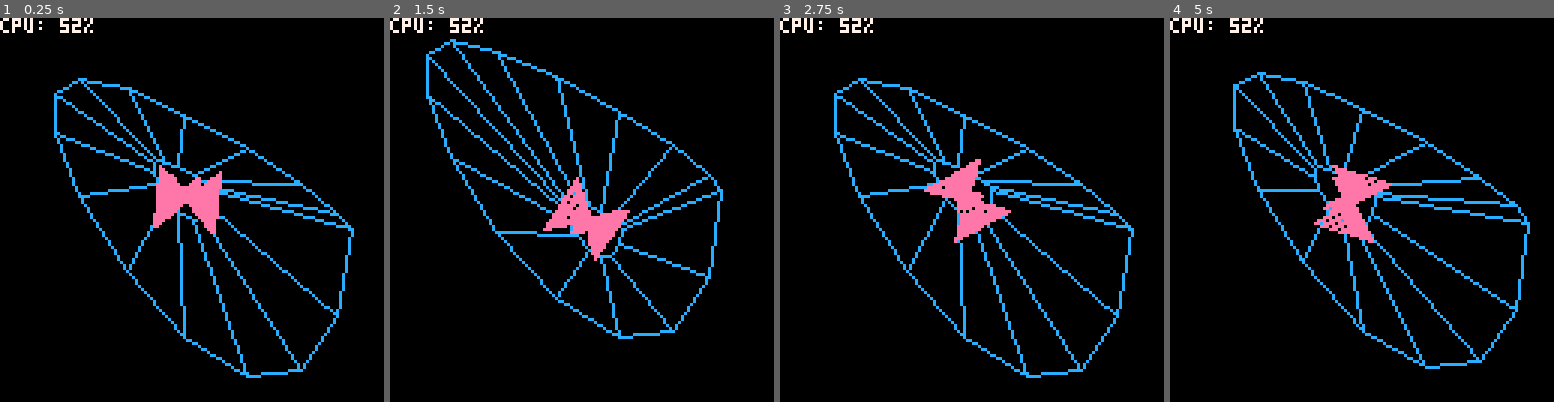
Above: before the commit, frames 1-4 (left to right).
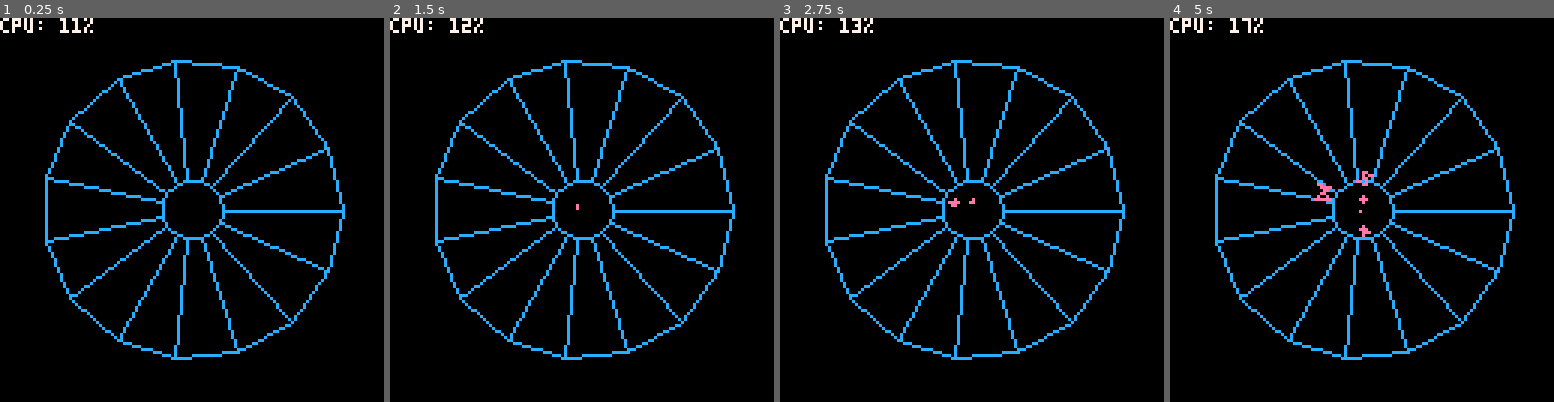
Above: after the commit, the same moments.

Repository: tesselode/web-pilot
Game: PICO-8 cartridge t1k.p8
The game is run twice, just before and just after one commit, with the same random seed, the same clock (stepped at 60 frames per second) and the same inputs.
Inputs:
- Up to frame 1 (0.25 s): no input
- Up to frame 2 (1.5 s): no input
- Up to frame 3 (2.75 s): no input
- Up to frame 4 (5 s): no input

The runs differ from the first frame. In frame 1, 10% of the frame differs, in the area x 11-93%, y 0-94%; in frame 2, 11%; in frame 3, 10%; in frame 4, 11%, in the area x 11-94%, y 0-92%.

Commit message:
test enemies please ignore

Diff:
--- a/t1k.p8
+++ b/t1k.p8
@@ -145,6 +145,16 @@
 	end
 end
 
+local model = {
+	flipper = class.model {
+		{x = -1, y = -1, z = 0},
+		{x = 1, y = 1, z = 0},
+		{x = 1, y = -1, z = 0},
+		{x = -1, y = 1, z = 0},
+		{x = -1, y = -1, z = 0},
+	},
+}
+
 class.web = object:extend()
 
 class.web.min_z = .25
@@ -160,6 +170,7 @@
 end
 
 function class.web:get_position(position)
+	position += .5
 	position %= #self.points
 	if position == 0 then position = #self.points end
 	local a = flr(position)
@@ -183,6 +194,28 @@
 	end
 end
 
+class.flipper = object:extend()
+
+function class.flipper:new(web, position, z)
+	self.web = web
+	self.position = position
+	self.z = z
+	self.x, self.y = self.web:get_position(self.position)
+	self.r = 0
+end
+
+function class.flipper:update()
+	if self.z < self.web.max_z then
+		self.z += .0015
+	end
+	self.r += .001
+	self.x, self.y = self.web:get_position(self.position)
+end
+
+function class.flipper:draw(p3d)
+	model.flipper:draw(p3d, self.x, self.y, self.z, self.r, 6, 6, 1, 14)
+end
+
 -->8
 -- gameplay state
 
@@ -194,37 +227,29 @@
 	for angle = 0, 1 - 1/15, 1/15 do
 		self.web:add_point(
 			40 * cos(angle),
-			40 * sin(angle * sqrt(angle))
+			40 * sin(angle)
 		)
 	end
-	self.test = 0
-	self.test_model = class.model {
-		{x = -10, y = -10, z = 0},
-		{x = 10, y = 10, z = 0},
-		{x = 10, y = -10, z = 0},
-		{x = -10, y = 10, z = 0},
-		{x = -10, y = -10, z = 0},
-		{x = -10, y = -10, z = -.25},
-		{x = 10, y = 10, z = -.25},
-		{x = 10, y = -10, z = -.25},
-		{x = -10, y = 10, z = -.25},
-		{x = -10, y = -10, z = -.25},
-	}
+	self.entities = {}
+	self.spawn_timer = 1
 end
 
 function state.gameplay:update()
-	self.test -= 1/10
-	local x, y = self.web:get_position(self.test)
-	self.p3d.hx = 64 + (x - 64) * -.25
-	self.p3d.hy = 64 + (y - 64) * -.25
+	self.spawn_timer -= 1/60
+	while self.spawn_timer <= 0 do
+		self.spawn_timer += 1
+		add(self.entities, class.flipper(self.web, flr(rnd(#self.web.points)), 0))
+	end
+	for entity in all(self.entities) do
+		entity:update()
+	end
 end
 
 function state.gameplay:draw()
 	self.web:draw(self.p3d)
-	for i = 2, .1, -.1 do
-		self.test_model:draw(self.p3d, 64, 64, .5, self.test * .01, i, i, 1, 14)
-	end
-	print('cpu: ' .. flr(stat(1) * 200) .. '%', 0, 0, 7)
+	for entity in all(self.entities) do
+		entity:draw(self.p3d)
+	end
 end
 
 function _init()
@@ -238,4 +263,5 @@
 function _draw()
 	cls()
 	state_manager:call 'draw'
-end
+	print('cpu: ' .. flr(stat(1) * 200) .. '%', 0, 0, 7)
+end
